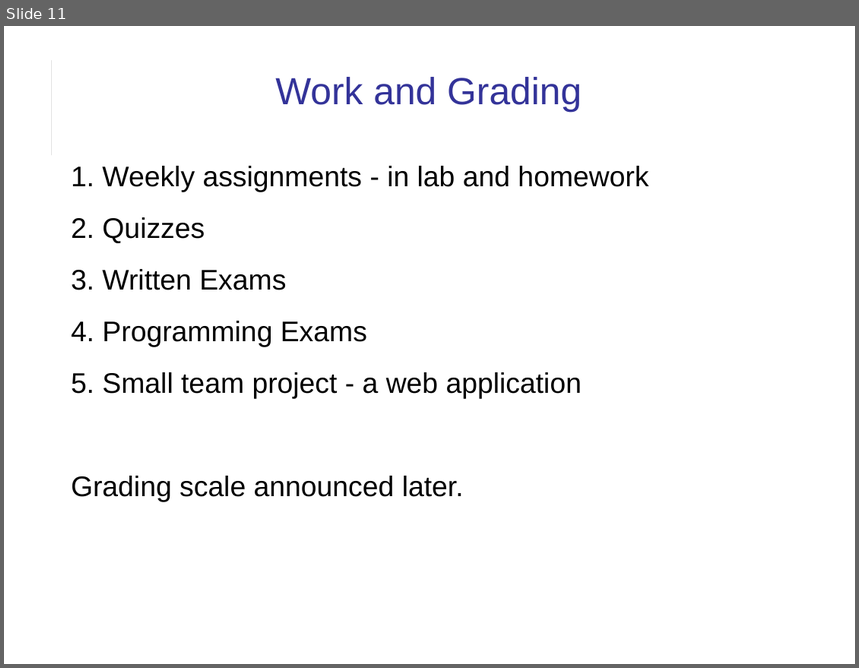
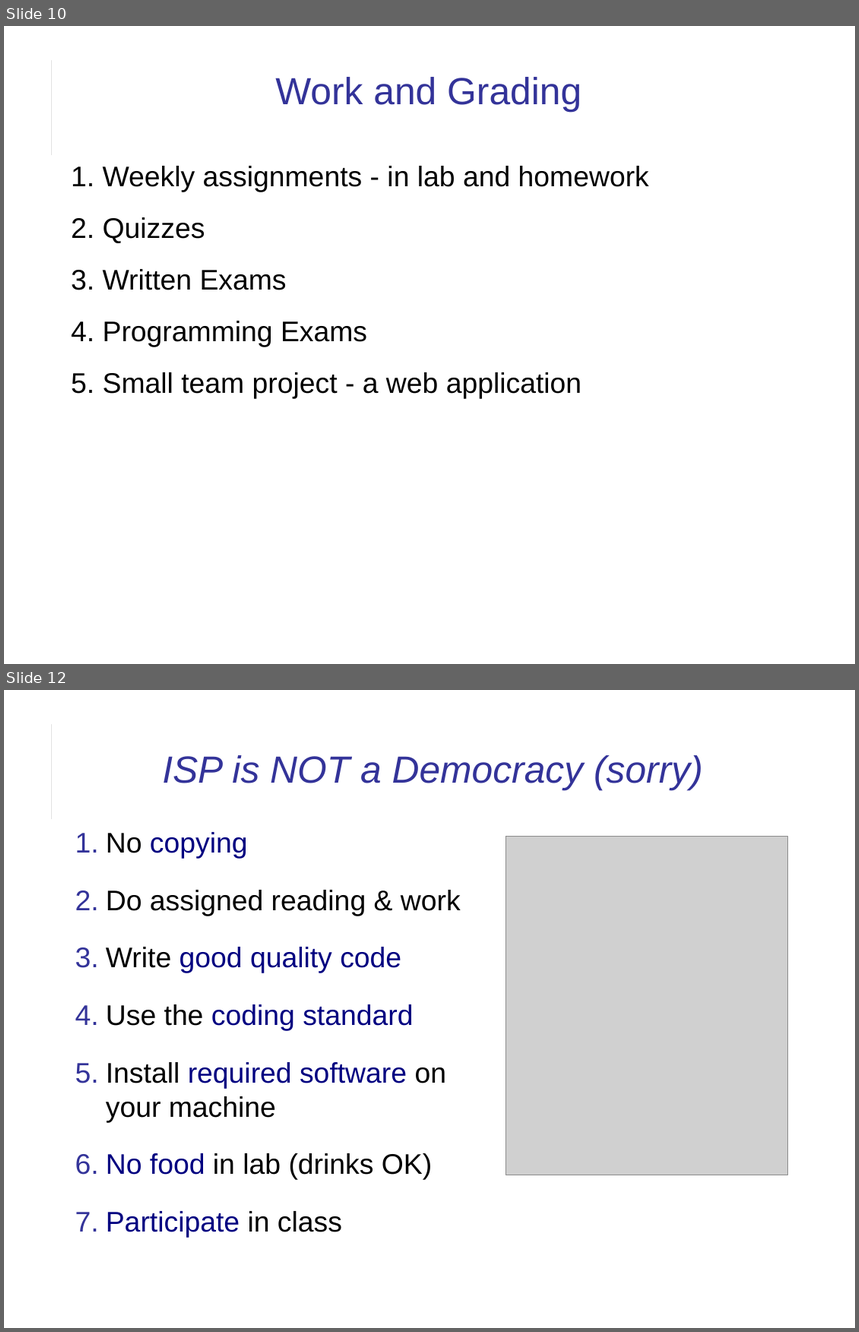
Before and after one commit to cpske/ISP, a slide deck: intro/Introduction-to-Course.ppt. Shown one above the other, each under a label of ours: slide 11 before the commit, slides 10 and 12 after it; the slides between them are not shown. The pictures are 859x668 and 859x1332 pixels, drawn with LibreOffice and Linux fonts; fonts in the diff are those of the drawing; grey boxes stand for pictures. Boxes give left, top, right and bottom in pixels: in the first picture for what was removed or moved away, otherwise in the second. Text is boxed around its words. In the diff, an @@ line names an element or a change of style, - is before the commit and + after.

```diff
--- a/intro/Introduction-to-Course.ppt
+++ b/intro/Introduction-to-Course.ppt
@@ slide 12 added at <box>4,690,855,1328</box>, background #FFFFFF; not listed: 2 template elements that a slide beside it also shows @@
@@ title added at <box>162,755,703,790</box>, 32 pt, text #333399, italic @@
+ISP is NOT a Democracy (sorry)
@@ text added at <box>106,832,461,1238</box>, 24 pt, text #000000 @@
+1. No copying
+2. Do assigned reading & work
+3. Write good quality code
+4. Use the coding standard
+5. Install required software on
+   your machine
+6. No food in lab (drinks OK)
+7. Participate in class
@@ picture added at <box>506,837,788,1175</box> @@
@@ what was slide 11 is now slide 10 @@
@@ slide 10 changed as well @@
@@ text "1. Weekly assignments - in ..." at <box>71,166,649,399</box>: indent changed @@
@@ text at <box>71,476,464,503</box>: paragraph removed @@
-Grading scale announced later.
```
Also in this commit, not shown: 6 other slides changed, 3 other slides added, 5 other files.
